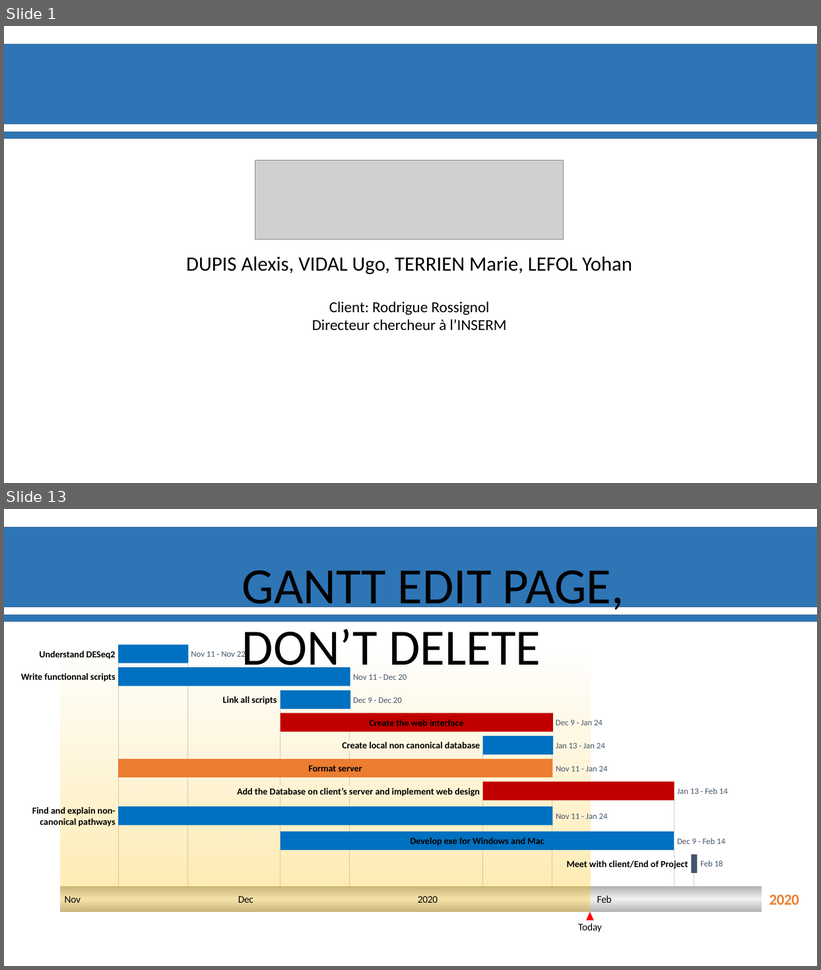
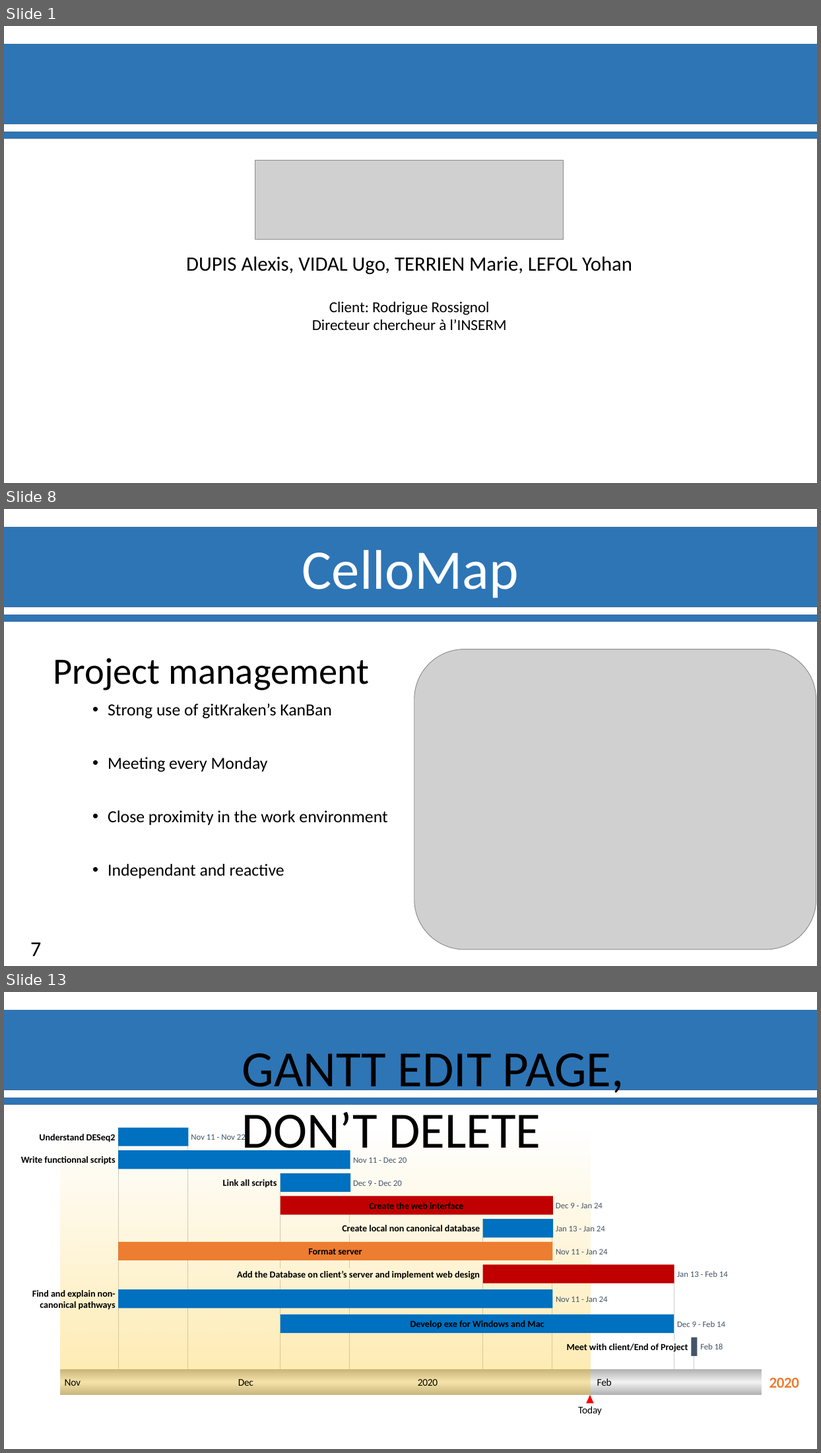
Before and after one commit to Ylefol/projet-INSERM_V5, a slide deck: Slides/Soutenance_Final.pptx. Shown one above the other, each under a label of ours: slides 1 and 13 before the commit, slides 1, 8 and 13 after it; the slides between them are not shown. The pictures are 821x970 and 821x1453 pixels, drawn with LibreOffice and Linux fonts; fonts in the diff are those of the drawing; grey boxes stand for pictures; background and template pictures are left out. Boxes give left, top, right and bottom in pixels: in the first picture for what was removed or moved away, otherwise in the second. Text is boxed around its words. In the diff, an @@ line names an element or a change of style, - is before the commit and + after.

Commit message:
Almost done project management section

```diff
--- a/Slides/Soutenance_Final.pptx
+++ b/Slides/Soutenance_Final.pptx
@@ slide 8 added at box(4, 509, 817, 966), background #FFFFFF; not listed: 2 template elements that a slide beside it also shows @@
@@ text added at box(302, 550, 519, 598), 66 pt, text #FFFFFF @@
+CelloMap
@@ text added at box(54, 658, 369, 691), 44 pt, text #000000 @@
+Project management
@@ picture added at box(415, 650, 816, 950) @@
@@ text added at box(108, 704, 387, 879), 20 pt, text #000000 @@
+• Strong use of gitKraken’s KanBan
+• Meeting every Monday
+• Close proximity in the work environment
+• Independant and reactive
@@ page number added at box(30, 943, 41, 956), 25 pt, text #000000 @@
+7
```
Also in this commit, not shown: 9 slides changed, 1 other slide added, 2 slides removed.
